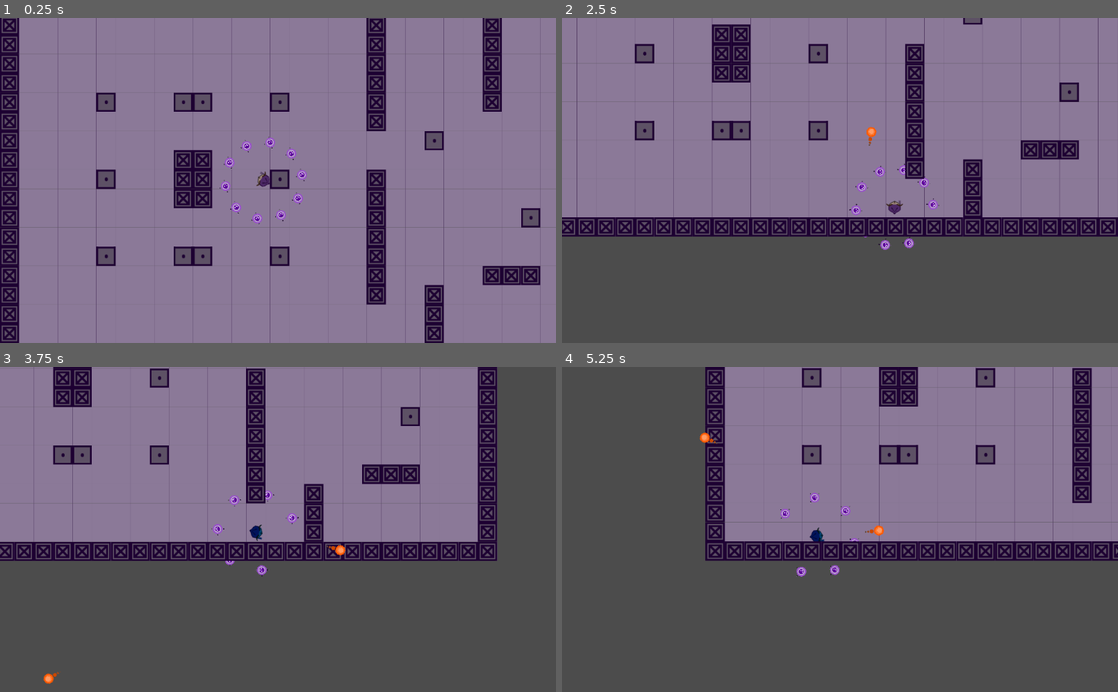
Above: before the commit, frames 1-4 (two rows, left to right).
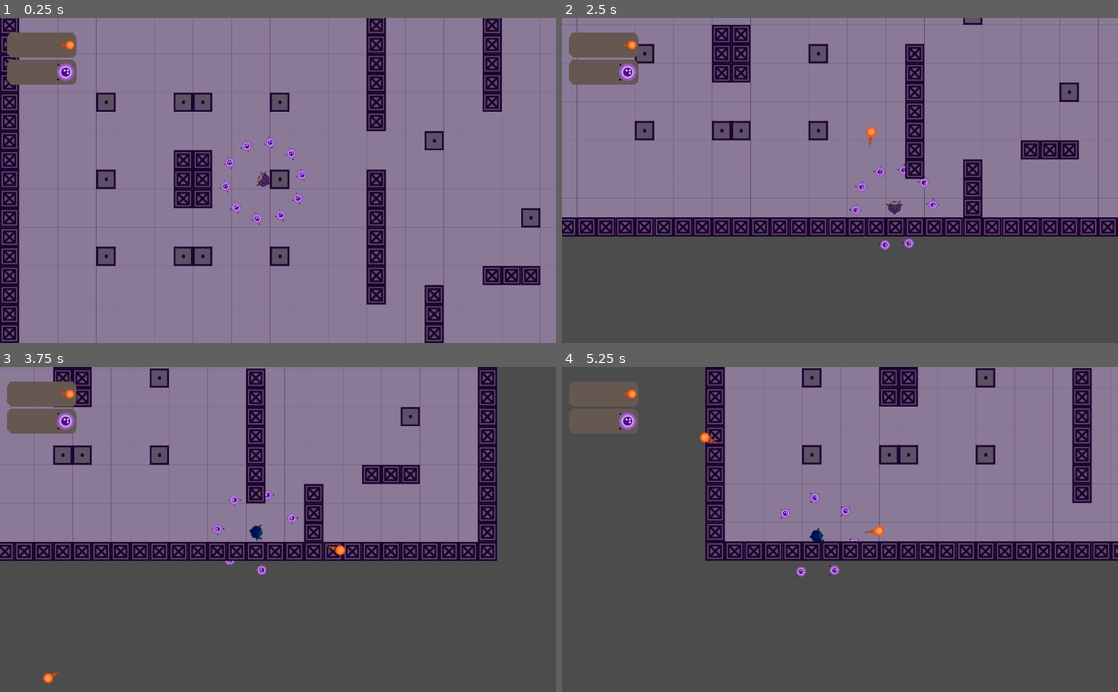
Above: after the commit, the same moments.

Repository: blackmadgames/sacrifices
Game: Godot game, scene res://scenes/game_scenes/Sandbox.tscn
Same seed, same stepped clock (60 frames per second), same inputs: the game is played once before the commit and once after it. The project has no main scene, so this scene is started directly.
Inputs (mouse positions are in pixels of both pictures, inside the frame that each line leads up to):
- Up to frame 1 (0.25 s): no input
- Up to frame 2 (2.5 s): move the mouse to (962, 164) at 0.52 s; hold D (move_right) 0.53-1.28 s; click (962, 164) at 0.6 s; move the mouse to (728, 196) at 1.27 s; hold S (move_down) 1.28-2.03 s; click (728, 196) at 1.35 s; move the mouse to (895, 109) at 2.02 s; hold D (move_right) from 2.03 s (still down); tap F (interact) at 2.1 s; click (895, 109) at 2.3 s
- Up to frame 3 (3.75 s): move the mouse to (250, 594) at 2.77 s; release D (move_right) at 2.78 s; hold Ctrl (shield_up) 2.78-3.53 s; click (250, 594) at 2.85 s; move the mouse to (444, 578) at 3.52 s; hold A (move_left) from 3.53 s (still down); click (444, 578) at 3.6 s
- Up to frame 4 (5.25 s): move the mouse to (673, 480) at 4.27 s; tap F (interact) at 4.35 s; click (673, 480) at 4.55 s; move the mouse to (867, 529) at 5.02 s; release A (move_left) at 5.03 s; hold S (move_down) from 5.03 s (still down); click (867, 529) at 5.1 s

The runs differ from the first frame. In frame 1, 1.8% of the frame differs, in the area x 1-53%, y 4-64%; in frame 2, 2.3%, in the area x 0-100%, y 1-71%; in frame 3, 2.2%; in frame 4, 2.0%.

Commit message:
GUI Counters for ammo and souls

Diff:
--- /dev/null
+++ b/gui/font.tres
@@ -0,0 +1,9 @@
+[gd_resource type="DynamicFont" load_steps=2 format=2]
+
+[ext_resource path="res://gui/Cathzulu.ttf" type="DynamicFontData" id=1]
+
+[resource]
+size = 22
+use_mipmaps = true
+use_filter = true
+font_data = ExtResource( 1 )
--- /dev/null
+++ b/gui/theme.tres
@@ -0,0 +1,6 @@
+[gd_resource type="Theme" load_steps=2 format=2]
+
+[ext_resource path="res://gui/font.tres" type="DynamicFont" id=1]
+
+[resource]
+default_font = ExtResource( 1 )
--- a/project.godot
+++ b/project.godot
@@ -24,6 +24,11 @@
 "language": "GDScript",
 "path": "res://scripts/data/Enum.gd"
 }, {
+"base": "Control",
+"class": "GUI",
+"language": "GDScript",
+"path": "res://scripts/gui/GUI.gd"
+}, {
 "base": "Node2D",
 "class": "ItemCounter",
 "language": "GDScript",
@@ -43,6 +48,7 @@
 "Actor": "",
 "EnemyProjectile": "",
 "Enum": "",
+"GUI": "",
 "ItemCounter": "",
 "PlayerProjectile": "",
 "Projectile": ""
@@ -55,7 +61,9 @@
 
 [display]
 
-mouse_cursor/custom_image="res://art/placeholders/img/cross.png"
+mouse_cursor/custom_image="res://assets/art/placeholders/img/cross.png"
+window/stretch/mode="viewport"
+window/stretch/aspect="expand"
 
 [input]
 
--- a/scenes/Shop.tscn
+++ b/scenes/Shop.tscn
@@ -1,9 +1,9 @@
 [gd_scene load_steps=6 format=2]
 
 [ext_resource path="res://scenes/ShopCounter.tscn" type="PackedScene" id=1]
-[ext_resource path="res://art/placeholders/img/player_projectile.png" type="Texture" id=2]
-[ext_resource path="res://art/placeholders/img/demon.png" type="Texture" id=3]
-[ext_resource path="res://art/placeholders/img/skull.png" type="Texture" id=4]
+[ext_resource path="res://assets/art/placeholders/img/player_projectile.png" type="Texture" id=2]
+[ext_resource path="res://assets/art/placeholders/img/demon.png" type="Texture" id=3]
+[ext_resource path="res://assets/art/placeholders/img/skull.png" type="Texture" id=4]
 [ext_resource path="res://scripts/Shop.gd" type="Script" id=5]
 
 [node name="Shop" type="Node2D"]
--- a/scenes/actors/EnemyProjectile.tscn
+++ b/scenes/actors/EnemyProjectile.tscn
@@ -1,8 +1,8 @@
 [gd_scene load_steps=7 format=2]
 
-[ext_resource path="res://art/placeholders/img/bat01.png" type="Texture" id=1]
+[ext_resource path="res://assets/art/placeholders/img/bat01.png" type="Texture" id=1]
 [ext_resource path="res://scripts/actors/EnemyProjectile.gd" type="Script" id=2]
-[ext_resource path="res://art/placeholders/img/bat02.png" type="Texture" id=3]
+[ext_resource path="res://assets/art/placeholders/img/bat02.png" type="Texture" id=3]
 
 [sub_resource type="ShaderMaterial" id=1]
 
--- a/scenes/actors/Player.tscn
+++ b/scenes/actors/Player.tscn
@@ -1,7 +1,7 @@
 [gd_scene load_steps=7 format=2]
 
 [ext_resource path="res://scripts/actors/Player.gd" type="Script" id=1]
-[ext_resource path="res://art/placeholders/img/player.png" type="Texture" id=2]
+[ext_resource path="res://assets/art/placeholders/img/player.png" type="Texture" id=2]
 [ext_resource path="res://scripts/items/Gun.gd" type="Script" id=3]
 [ext_resource path="res://scenes/actors/PlayerProjectile.tscn" type="PackedScene" id=4]
 [ext_resource path="res://scripts/fx/SoulsCircle.gd" type="Script" id=5]
--- a/scenes/actors/PlayerProjectile.tscn
+++ b/scenes/actors/PlayerProjectile.tscn
@@ -1,11 +1,11 @@
 [gd_scene load_steps=5 format=2]
 
-[ext_resource path="res://art/placeholders/img/player_projectile.png" type="Texture" id=1]
+[ext_resource path="res://assets/art/placeholders/img/player_projectile.png" type="Texture" id=1]
 [ext_resource path="res://scripts/actors/PlayerProjectile.gd" type="Script" id=2]
 
-[sub_resource type="ShaderMaterial" id=2]
+[sub_resource type="ShaderMaterial" id=1]
 
-[sub_resource type="CircleShape2D" id=1]
+[sub_resource type="CircleShape2D" id=2]
 radius = 8.0
 
 [node name="PlayerProjectile" type="KinematicBody2D"]
--- a/scenes/fx/Soul.tscn
+++ b/scenes/fx/Soul.tscn
@@ -1,6 +1,6 @@
 [gd_scene load_steps=2 format=2]
 
-[ext_resource path="res://art/placeholders/img/soul.png" type="Texture" id=1]
+[ext_resource path="res://assets/art/placeholders/img/soul.png" type="Texture" id=1]
 
 [node name="Soul" type="Node2D"]
 
--- a/scenes/game_scenes/Sandbox.tscn
+++ b/scenes/game_scenes/Sandbox.tscn
@@ -1,9 +1,10 @@
-[gd_scene load_steps=10 format=2]
+[gd_scene load_steps=11 format=2]
 
 [ext_resource path="res://scenes/actors/Player.tscn" type="PackedScene" id=1]
-[ext_resource path="res://art/placeholders/img/tilemap.png" type="Texture" id=2]
+[ext_resource path="res://assets/art/placeholders/img/tilemap.png" type="Texture" id=2]
 [ext_resource path="res://scenes/Shop.tscn" type="PackedScene" id=3]
 [ext_resource path="res://scripts/PlayerCamera.gd" type="Script" id=4]
+[ext_resource path="res://scenes/gui/GUI.tscn" type="PackedScene" id=5]
 
 [sub_resource type="ConvexPolygonShape2D" id=1]
 points = PoolVector2Array( 0, 0, 32, 0, 32, 32, 0, 32 )
@@ -63,6 +64,10 @@
 [node name="Root" type="Node2D"]
 position = Vector2( 0.778442, 1.55688 )
 
+[node name="CanvasLayer" type="CanvasLayer" parent="."]
+
+[node name="GUI" parent="CanvasLayer" instance=ExtResource( 5 )]
+
 [node name="Player" parent="." groups=[
 "Player",
 ] instance=ExtResource( 1 )]
@@ -96,4 +101,7 @@
 [node name="Shop" parent="." instance=ExtResource( 3 )]
 position = Vector2( 976, 80 )
 rotation = 3.14159
+[connection signal="fire" from="Player" to="CanvasLayer/GUI" method="_on_Player_fire"]
+[connection signal="recharged_ammo" from="Player" to="CanvasLayer/GUI" method="_on_Player_recharged_ammo"]
+[connection signal="soul_lost" from="Player" to="CanvasLayer/GUI" method="_on_Player_soul_lost"]
 [connection signal="checkout_item" from="Shop" to="Player" method="_on_Shop_checkout_item"]
--- /dev/null
+++ b/scenes/gui/AmmoCounter.tscn
@@ -0,0 +1,12 @@
+[gd_scene load_steps=3 format=2]
+
+[ext_resource path="res://scenes/gui/Counter.tscn" type="PackedScene" id=1]
+[ext_resource path="res://assets/art/placeholders/img/player_projectile_icon.png" type="Texture" id=2]
+
+[node name="AmmoCounter" instance=ExtResource( 1 )]
+
+[node name="Icon" parent="." index="0"]
+texture = ExtResource( 2 )
+
+[node name="Label" parent="." index="1"]
+text = "30"
--- /dev/null
+++ b/scenes/gui/Counter.tscn
@@ -0,0 +1,43 @@
+[gd_scene load_steps=4 format=2]
+
+[ext_resource path="res://assets/art/placeholders/img/soul.png" type="Texture" id=1]
+[ext_resource path="res://gui/theme.tres" type="Theme" id=2]
+[ext_resource path="res://assets/art/placeholders/img/gui_background.png" type="Texture" id=3]
+
+[node name="Counter" type="NinePatchRect"]
+margin_right = 128.0
+margin_bottom = 46.0
+rect_min_size = Vector2( 128, 46 )
+theme = ExtResource( 2 )
+texture = ExtResource( 3 )
+patch_margin_left = 8
+patch_margin_top = 8
+patch_margin_right = 8
+patch_margin_bottom = 8
+__meta__ = {
+"_edit_use_anchors_": false
+}
+
+[node name="Icon" type="TextureRect" parent="."]
+anchor_left = 1.0
+anchor_top = 0.5
+anchor_right = 1.0
+anchor_bottom = 0.5
+margin_left = -40.0
+margin_top = -20.0
+margin_bottom = 20.0
+texture = ExtResource( 1 )
+stretch_mode = 4
+__meta__ = {
+"_edit_use_anchors_": false
+}
+
+[node name="Label" type="Label" parent="."]
+anchor_top = 0.5
+anchor_bottom = 0.5
+margin_top = -15.5
+margin_right = 54.0
+margin_bottom = 16.5
+text = "10"
+align = 1
+valign = 1
--- /dev/null
+++ b/scenes/gui/GUI.tscn
@@ -0,0 +1,31 @@
+[gd_scene load_steps=4 format=2]
+
+[ext_resource path="res://scenes/gui/SoulsCounter.tscn" type="PackedScene" id=1]
+[ext_resource path="res://scenes/gui/AmmoCounter.tscn" type="PackedScene" id=2]
+[ext_resource path="res://scripts/gui/GUI.gd" type="Script" id=3]
+
+[node name="GUI" type="Control"]
+anchor_right = 1.0
+anchor_bottom = 1.0
+script = ExtResource( 3 )
+__meta__ = {
+"_edit_use_anchors_": false
+}
+
+[node name="Counters" type="VBoxContainer" parent="."]
+margin_left = 12.9129
+margin_top = 12.3964
+margin_right = 140.913
+margin_bottom = 140.396
+alignment = 1
+__meta__ = {
+"_edit_use_anchors_": false
+}
+
+[node name="AmmoCounter" parent="Counters" instance=ExtResource( 2 )]
+margin_top = 16.0
+margin_bottom = 62.0
+
+[node name="SoulsCounter" parent="Counters" instance=ExtResource( 1 )]
+margin_top = 66.0
+margin_bottom = 112.0
--- /dev/null
+++ b/scenes/gui/SoulsCounter.tscn
@@ -0,0 +1,9 @@
+[gd_scene load_steps=3 format=2]
+
+[ext_resource path="res://scenes/gui/Counter.tscn" type="PackedScene" id=1]
+[ext_resource path="res://gui/theme.tres" type="Theme" id=2]
+
+[node name="SoulsCounter" instance=ExtResource( 1 )]
+
+[node name="Label" parent="." index="1"]
+theme = ExtResource( 2 )
--- a/scripts/actors/Player.gd
+++ b/scripts/actors/Player.gd
@@ -3,6 +3,7 @@
 signal fire
 signal soul_lost
 signal hit
+signal recharged_ammo
 
 var max_gun_ammo: int = 30
 onready var gun_ammo = max_gun_ammo
@@ -13,6 +14,7 @@
 
 func _ready() -> void:
     $SoulsCircle.start(souls_count)
+    $".."/CanvasLayer/GUI.initialize(gun_ammo, souls_count)
 
 func _process(_delta: float) -> void:
     look_at(get_global_mouse_position())
@@ -34,7 +36,7 @@
 func _process_attack_input() -> void:
     if Input.is_action_just_pressed("fire") && gun_ammo != 0:
         gun_ammo -= 1
-        emit_signal("fire", get_parent())
+        emit_signal("fire", get_parent(), gun_ammo)
     if (Input.is_action_just_pressed("shield_up") && souls_count >= 3 &&
         not shield_up && $ShieldCooldownTimer.get_time_left() == 0):
         for _i in range(shield_cost):
@@ -45,7 +47,7 @@
 
 func spend_soul() -> void:
     souls_count -= 1
-    emit_signal("soul_lost")
+    emit_signal("soul_lost", souls_count)
 
 func _on_Player_die() -> void:
     print("You're dead'")
@@ -63,6 +65,7 @@
 
 func _recharge_ammo() -> void:
     gun_ammo = max_gun_ammo
+    emit_signal("recharged_ammo", gun_ammo)
 
 func _heal() -> void:
     hp = max(max_hp, hp + 1)
--- a/scripts/fx/SoulsCircle.gd
+++ b/scripts/fx/SoulsCircle.gd
@@ -25,7 +25,7 @@
         angle += step
 
 
-func _on_Player_soul_lost() -> void:
+func _on_Player_soul_lost(_souls_count: int) -> void:
     var instance = souls.pop_back()
     if instance != null:
         instance.queue_free()
--- /dev/null
+++ b/scripts/gui/GUI.gd
@@ -0,0 +1,18 @@
+extends Control
+class_name GUI
+
+onready var ammo_label: = $Counters/AmmoCounter/Label
+onready var souls_label: =  $Counters/SoulsCounter/Label
+
+func initialize(ammo_count: int, souls_count: int) -> void:
+    souls_label.text = str(souls_count)
+    ammo_label.text = str(ammo_count)
+
+func _on_Player_fire(_attach_to: Node2D, ammo_count: int) -> void:
+    ammo_label.text = str(ammo_count)
+
+func _on_Player_soul_lost(souls_count: int) -> void:
+    souls_label.text = str(souls_count)
+
+func _on_Player_recharged_ammo(ammo_count: int) -> void:
+    ammo_label.text = str(ammo_count)
--- a/scripts/items/Gun.gd
+++ b/scripts/items/Gun.gd
@@ -3,7 +3,7 @@
 export var projectile_scene: PackedScene = null
 export var strength: = 30
 
-func _on_Player_fire(attach_to: Node2D) -> void:
+func _on_Player_fire(attach_to: Node2D, _new_ammo_count: int) -> void:
     var projectile: = projectile_scene.instance()
     attach_to.add_child(projectile)
     projectile.fire(global_position, global_rotation, strength)
Renamed: art/placeholders/img/bat01.png -> assets/art/placeholders/img/bat01.png
Not shown, changed: assets/art/placeholders/img/bat01.png.import
Renamed: art/placeholders/img/bat02.png -> assets/art/placeholders/img/bat02.png
Not shown, changed: assets/art/placeholders/img/bat02.png.import
Renamed: art/placeholders/img/cross.png -> assets/art/placeholders/img/cross.png
Not shown, changed: assets/art/placeholders/img/cross.png.import
Renamed: art/placeholders/img/demon.png -> assets/art/placeholders/img/demon.png
Not shown, changed: assets/art/placeholders/img/demon.png.import
Binary file added: assets/art/placeholders/img/gui_background.png
Not shown, changed: assets/art/placeholders/img/gui_background.png.import
Renamed: art/placeholders/img/icon.png -> assets/art/placeholders/img/icon.png
Not shown, changed: assets/art/placeholders/img/icon.png.import
(and 17 more such lines)
